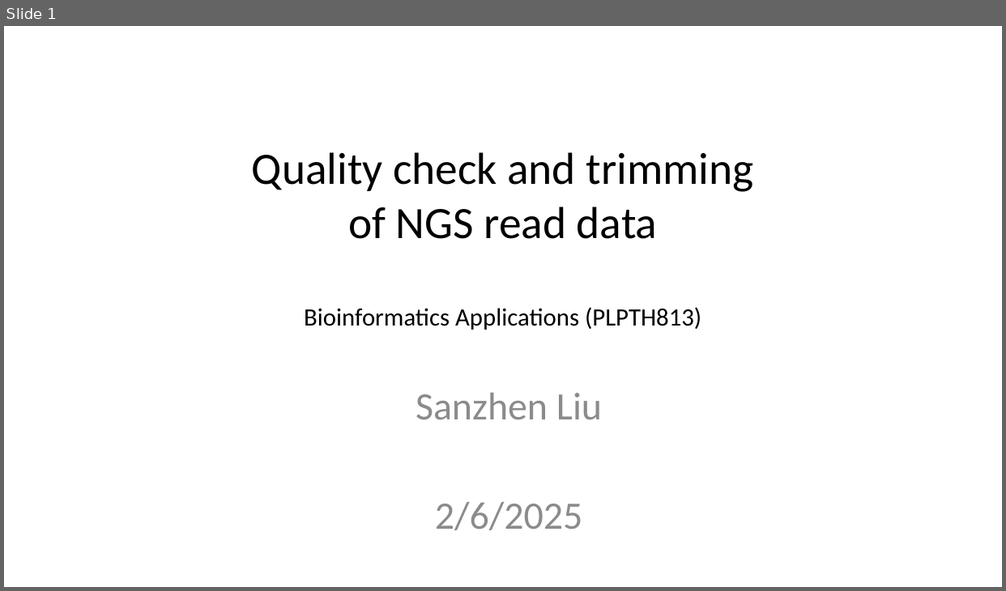
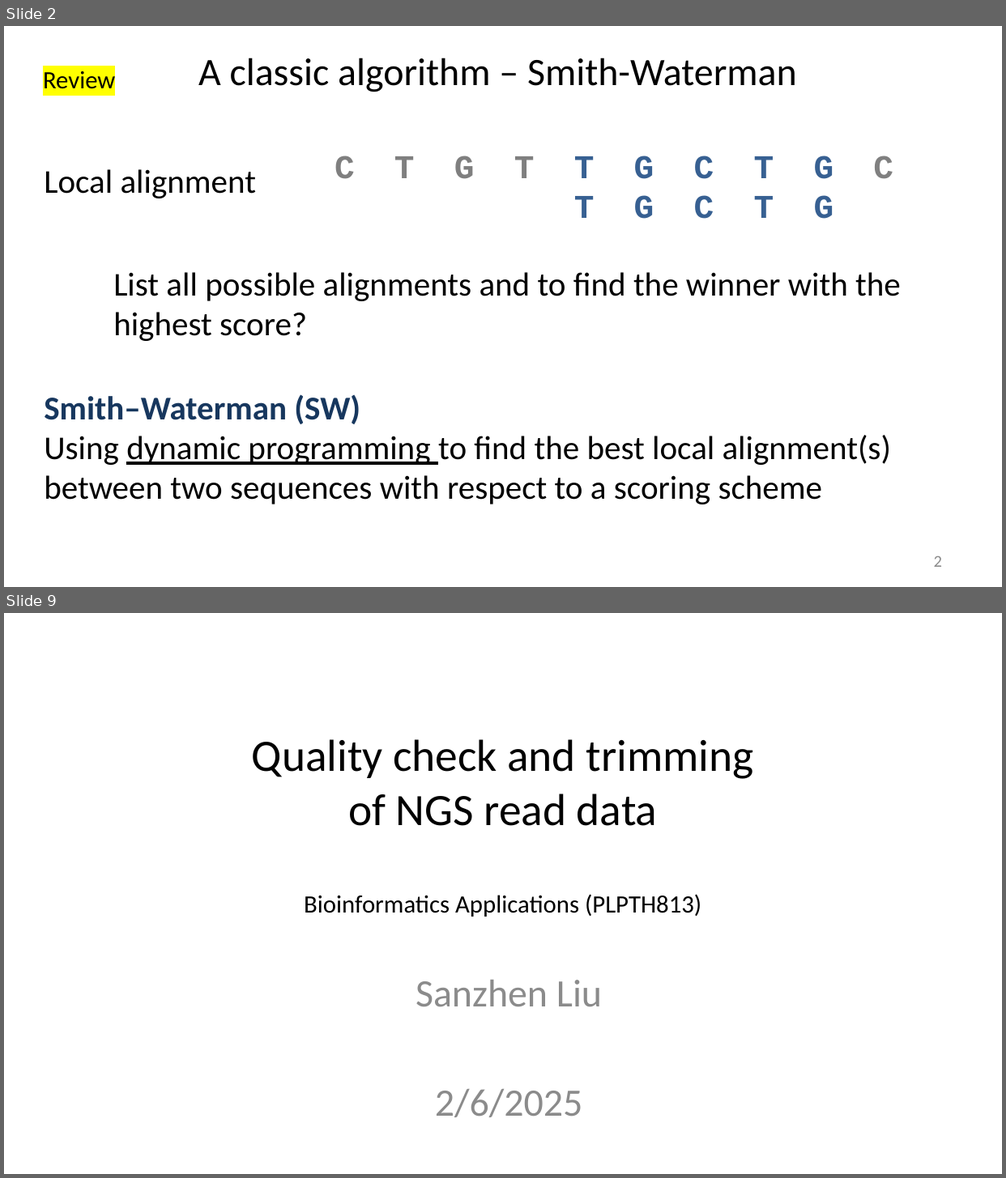
Before and after one commit to liu3zhenlab/teaching, a slide deck: PLPTH813Bioinformatis/2025/1_lecture/lecture05_NGS_data.pptx. Shown one above the other, each under a label of ours: slide 1 before the commit, slides 2 and 9 after it; the slides between them are not shown. The pictures are 1006x591 and 1006x1178 pixels, drawn with LibreOffice and Linux fonts; fonts in the diff are those of the drawing. Boxes give left, top, right and bottom in pixels: in the first picture for what was removed or moved away, otherwise in the second. Text is boxed around its words. In the diff, an @@ line names an element or a change of style, - is before the commit and + after.

```diff
--- a/PLPTH813Bioinformatis/2025/1_lecture/lecture05_NGS_data.pptx
+++ b/PLPTH813Bioinformatis/2025/1_lecture/lecture05_NGS_data.pptx
@@ slide 2 added at (x1=4, y1=26, x2=1002, y2=587), background #FFFFFF @@
@@ text added at (x1=43, y1=71, x2=115, y2=89), 18 pt, text #000000 @@
+Review
@@ title added at (x1=198, y1=58, x2=797, y2=92), 28 pt, text #000000 @@
+A classic algorithm – Smith-Waterman
@@ text added at (x1=44, y1=169, x2=256, y2=199), 24 pt, text #000000 @@
+Local alignment
@@ text added at (x1=334, y1=156, x2=893, y2=219), 24 pt, text #376092, bold @@
+C T G T T G C T G C
+T G C T G
@@ text added at (x1=113, y1=272, x2=901, y2=341), 24 pt, text #000000 @@
+List all possible alignments and to find the winner with the highest score?
@@ text added at (x1=44, y1=395, x2=891, y2=505), 24 pt, text #000000 @@
+Smith–Waterman (SW)
+Using dynamic programming to find the best local alignment(s) between two sequences with respect to a scoring scheme
@@ page number added at (x1=934, y1=557, x2=942, y2=567), 12 pt, text #8C8C8C @@
+2
@@ what was slide 1 is now slide 9 @@
```
Also in this commit, not shown: 6 slides changed, 7 other slides added.
